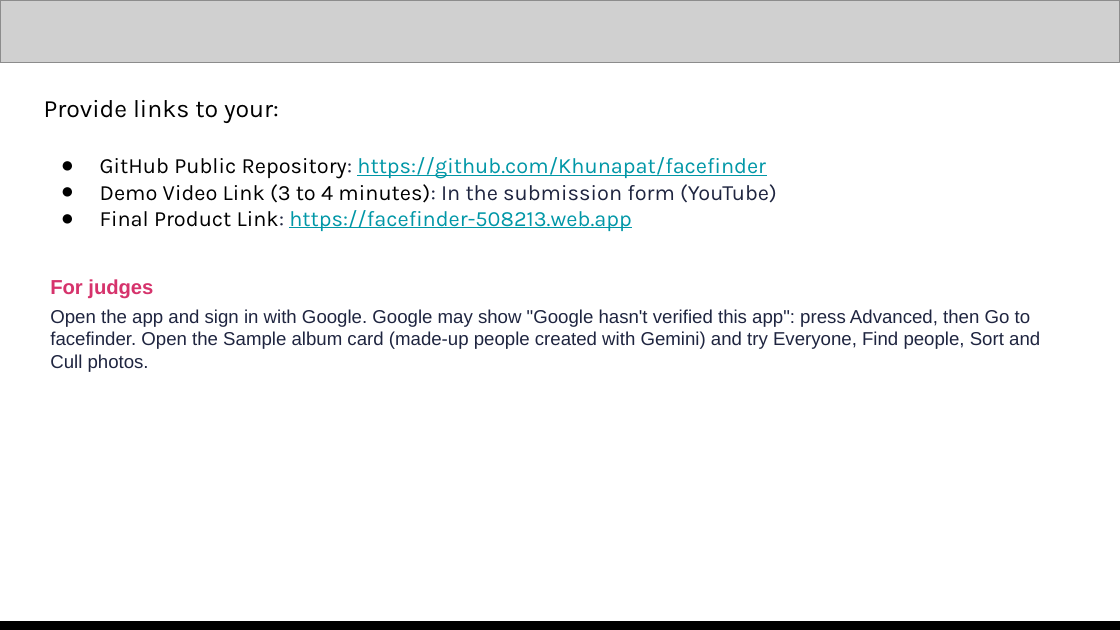
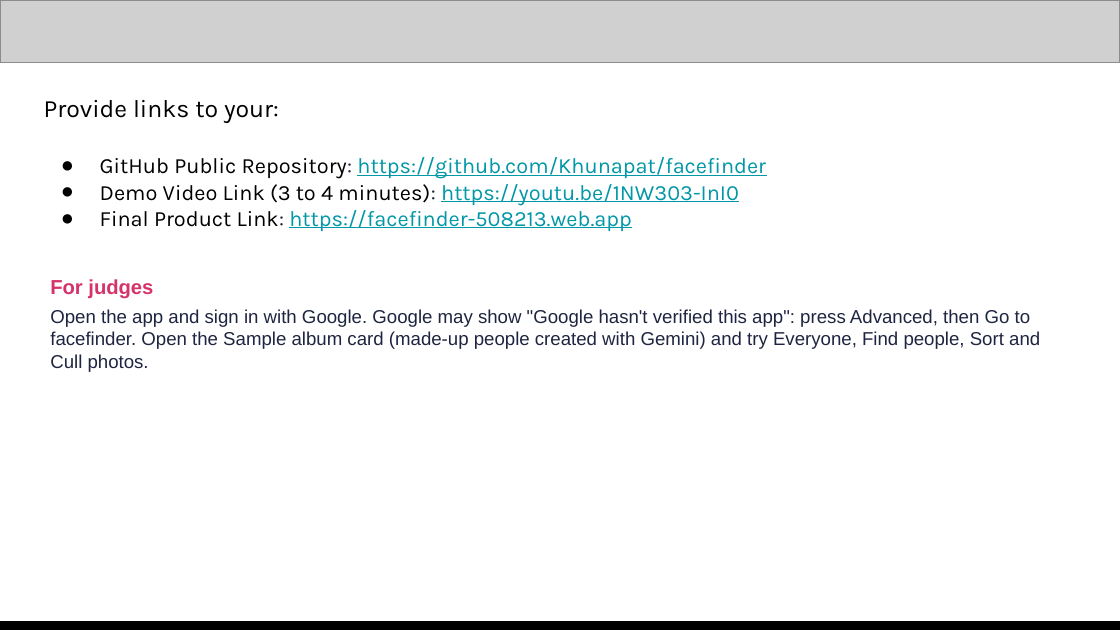
Before and after one commit to Khunapat/facefinder, a slide deck: slide 13 of docs/deck/FaceFinder_deck.pptx. Drawn at 1120x630 pixels with LibreOffice and Linux fonts; fonts in the diff are those of the drawing; grey boxes stand for pictures. Boxes give left, top, right and bottom in pixels: in the first picture for what was removed or moved away, otherwise in the second. Text is boxed around its words. In the diff, an @@ line names an element or a change of style, - is before the commit and + after.

```diff
--- a/docs/deck/FaceFinder_deck.pptx
+++ b/docs/deck/FaceFinder_deck.pptx
@@ text at (100, 184, 739, 206): text changed; text colour #1F2540 to #0097A7 @@
-● Demo Video Link (3 to 4 minutes): In the submission form (YouTube)
+● Demo Video Link (3 to 4 minutes): https://youtu.be/1NW303-InI0
```
Also in this commit, not shown: 1 other file.
